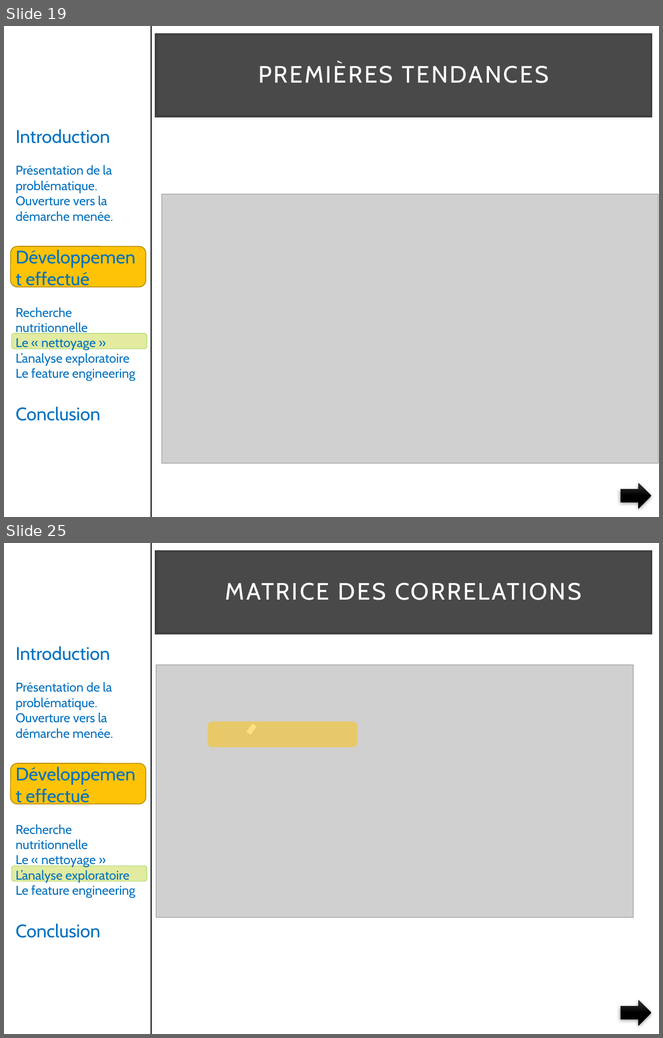
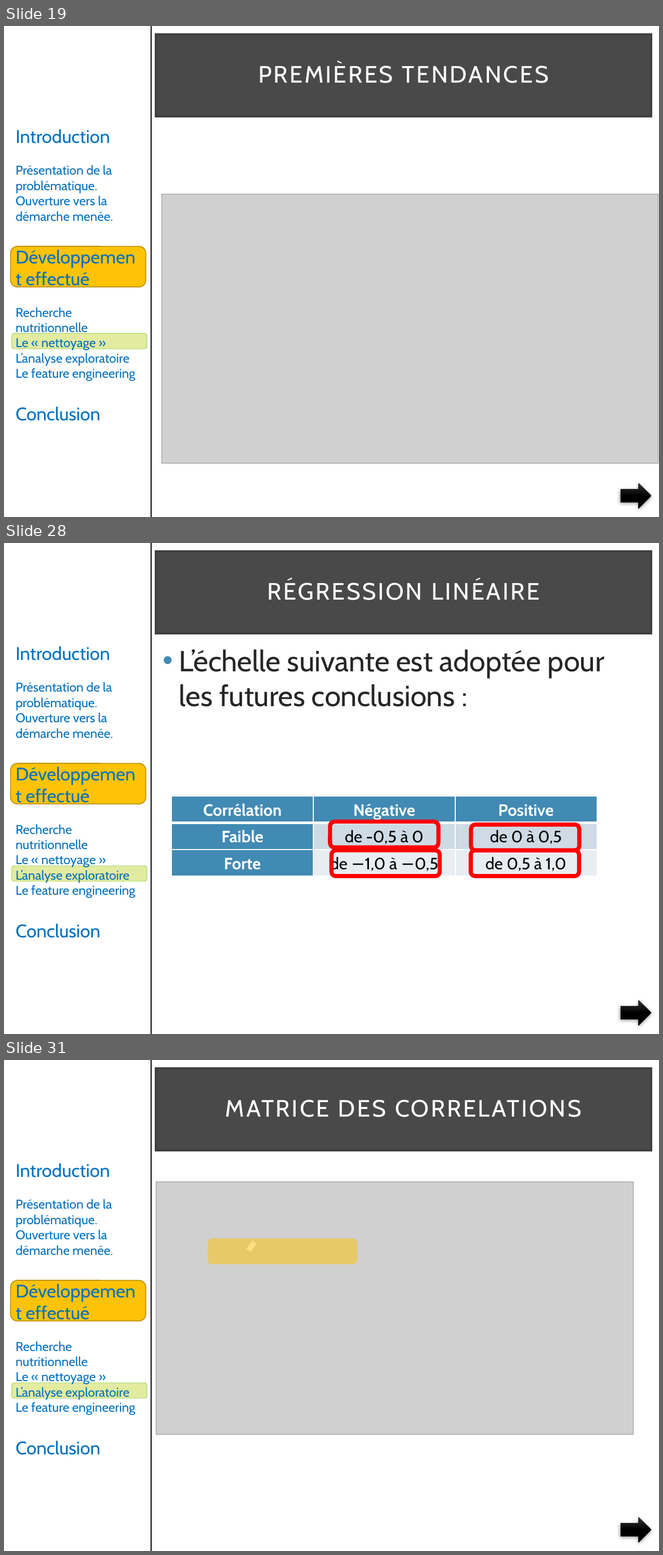
Before and after one commit to pfroide/python, a slide deck: Projet_2/presentation_v4.pptx. Shown one above the other, each under a label of ours: slides 19 and 25 before the commit, slides 19, 28 and 31 after it; the slides between them are not shown. The pictures are 663x1038 and 663x1555 pixels, drawn with LibreOffice and Linux fonts; fonts in the diff are those of the drawing; grey boxes stand for pictures. Boxes give left, top, right and bottom in pixels: in the first picture for what was removed or moved away, otherwise in the second. Text is boxed around its words. In the diff, an @@ line names an element or a change of style, - is before the commit and + after.

Commit message:
Finalisation du powerpoint pour la soutenance

```diff
--- a/Projet_2/presentation_v4.pptx
+++ b/Projet_2/presentation_v4.pptx
@@ slide 28 added at bbox=[4, 543, 659, 1034], background #FFFFFF; not listed: 4 template elements that a slide beside it also shows @@
@@ title added at bbox=[156, 551, 651, 633], fill #0D0D0D at 75% opacity, outline #404040 2.5 pt, 26 pt, text #FFFFFF @@
+RÉGRESSION LINÉAIRE
@@ text added at bbox=[179, 650, 605, 707], 32 pt, text #262626 @@
+• L’échelle suivante est adoptée pour les futures conclusions :
@@ table added at bbox=[172, 797, 596, 876], 3 rows, 3 columns @@
+Corrélation | Négative | Positive
+Faible | de -0,5 à 0 | de 0 à 0,5
+Forte | de −1,0 à −0,5 | de 0,5 à 1,0
@@ rounded rectangle added at bbox=[330, 822, 438, 848], outline #FF0000 4.5 pt @@
@@ rounded rectangle added at bbox=[471, 825, 579, 850], outline #FF0000 4.5 pt @@
@@ rounded rectangle added at bbox=[332, 850, 440, 876], outline #FF0000 4.5 pt @@
@@ rounded rectangle added at bbox=[471, 850, 579, 876], outline #FF0000 4.5 pt @@
@@ right arrow added at bbox=[621, 1000, 651, 1026], fill gradient #393939 to #000000 @@
@@ what was slide 25 is now slide 31 @@
```
Also in this commit, not shown: 5 slides changed, 8 other slides added, 3 slides removed.
